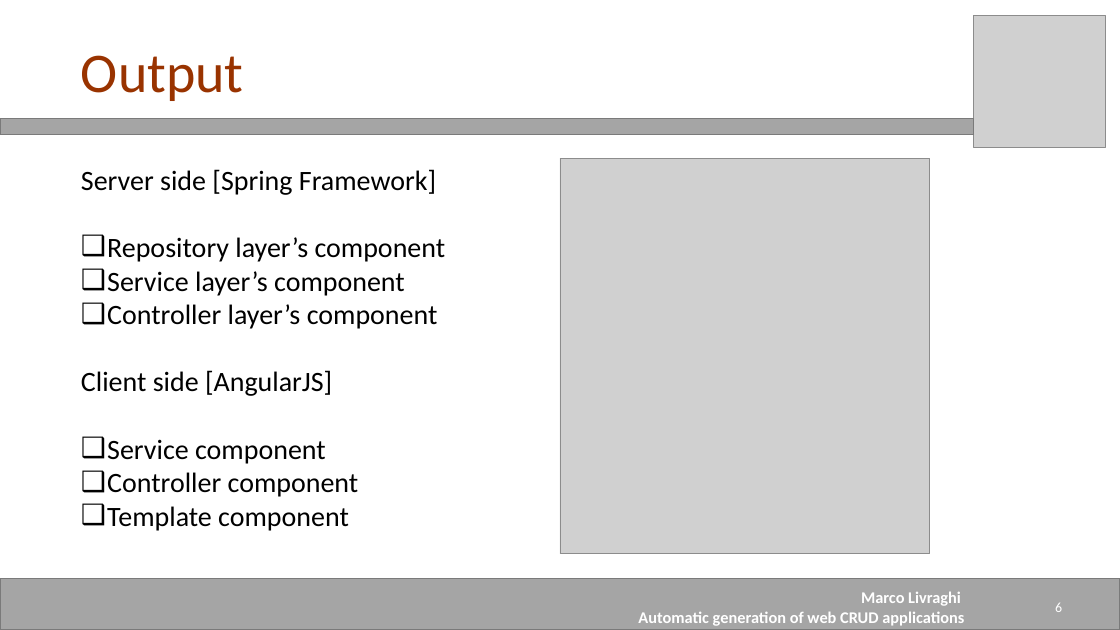
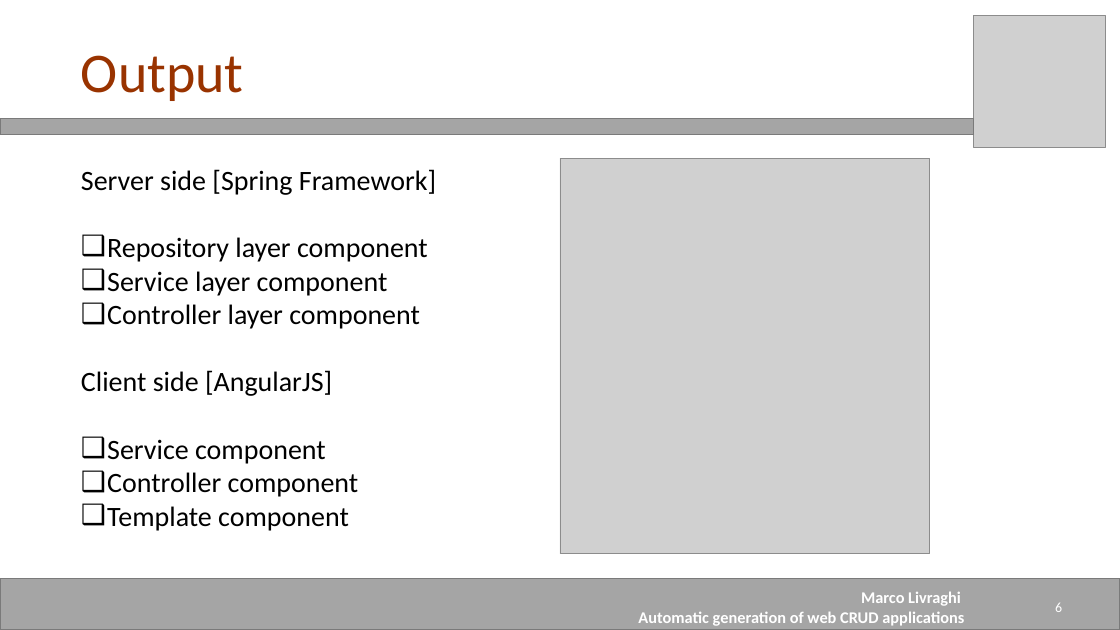
Before and after one commit to mrclivraghi/Anggen, a slide deck: slide 6 of Documentation/Presentation_Livraghi.pptx. Drawn at 1120x630 pixels with LibreOffice and Linux fonts; fonts in the diff are those of the drawing; grey boxes stand for pictures. Boxes give left, top, right and bottom in pixels: in the first picture for what was removed or moved away, otherwise in the second. Text is boxed around its words. In the diff, an @@ line names an element or a change of style, - is before the commit and + after.

```diff
--- a/Documentation/Presentation_Livraghi.pptx
+++ b/Documentation/Presentation_Livraghi.pptx
@@ text at [107,237,428,329]: text changed @@
-❑ Repository layer’s component
-❑ Service layer’s component
-❑ Controller layer’s component
+❑ Repository layer component
+❑ Service layer component
+❑ Controller layer component
```
Also in this commit, not shown: 6 other slides changed.
